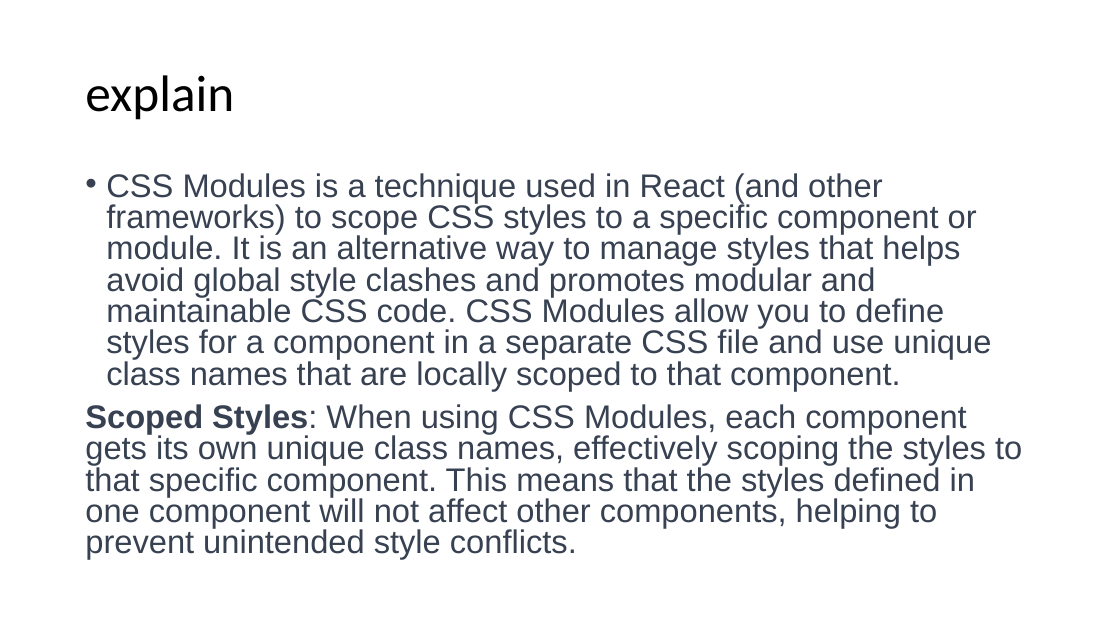
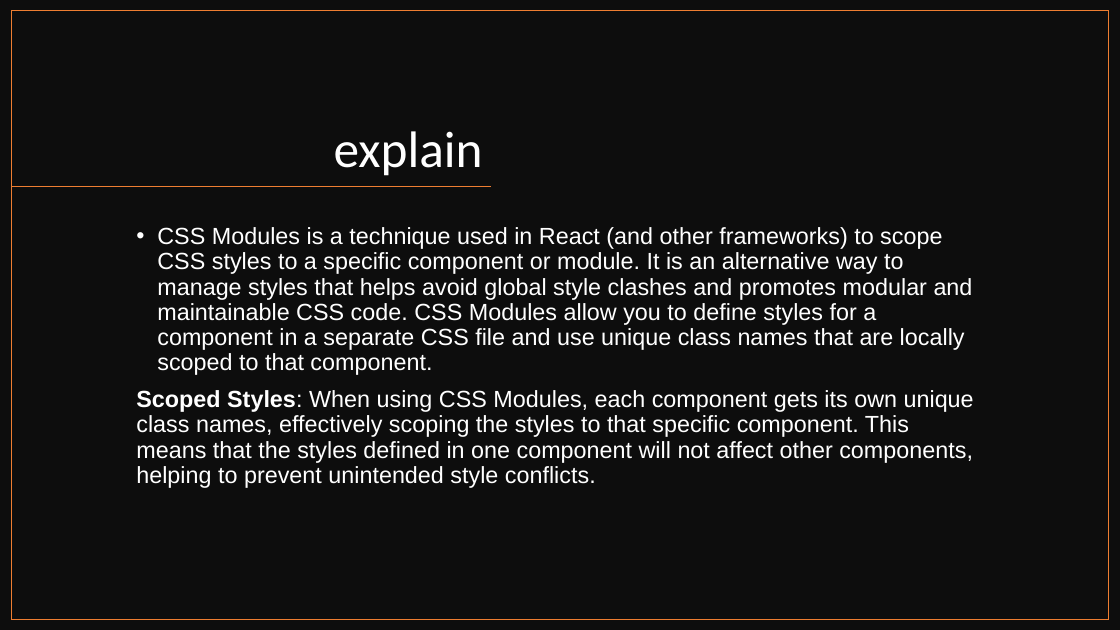
Before and after one commit to 1shaked/full-stack, a slide deck: slide 18 of 24ass/reactNext.pptx. Drawn at 1120x630 pixels with LibreOffice and Linux fonts; fonts in the diff are those of the drawing. Boxes give left, top, right and bottom in pixels: in the first picture for what was removed or moved away, otherwise in the second. Text is boxed around its words. In the diff, an @@ line names an element or a change of style, - is before the commit and + after.

Commit message:
react

```diff
--- a/24ass/reactNext.pptx
+++ b/24ass/reactNext.pptx
@@ rectangle added at bbox=[0, 0, 1120, 630], fill #0D0D0D @@
@@ rectangle added at bbox=[12, 11, 1109, 620], outline #ED7D31 1 pt @@
@@ title "explain": place and size @@
-title "explain" at bbox=[85, 75, 234, 120]
+title "explain" at bbox=[334, 131, 483, 176]
@@ title "explain" at bbox=[334, 131, 483, 176]: text colour #000000 to #FFFFFF; alignment left to right; vertical alignment middle to bottom @@
@@ line added from (492, 187) to (12, 187), #ED7D31 1 pt @@
@@ text "CSS Modules is a technique ...": place and size @@
-text "CSS Modules is a technique ..." at bbox=[85, 173, 1022, 559]
+text "CSS Modules is a technique ..." at bbox=[136, 227, 974, 488]
@@ text "CSS Modules is a technique ..." at bbox=[136, 227, 974, 488]: size 28 to 20 pt, text colour #374151 to #FFFFFF; line spacing 0.8 to 0.9 @@
```
Also in this commit, not shown: 9 other slides changed, 6 slides added, 7 other files.
